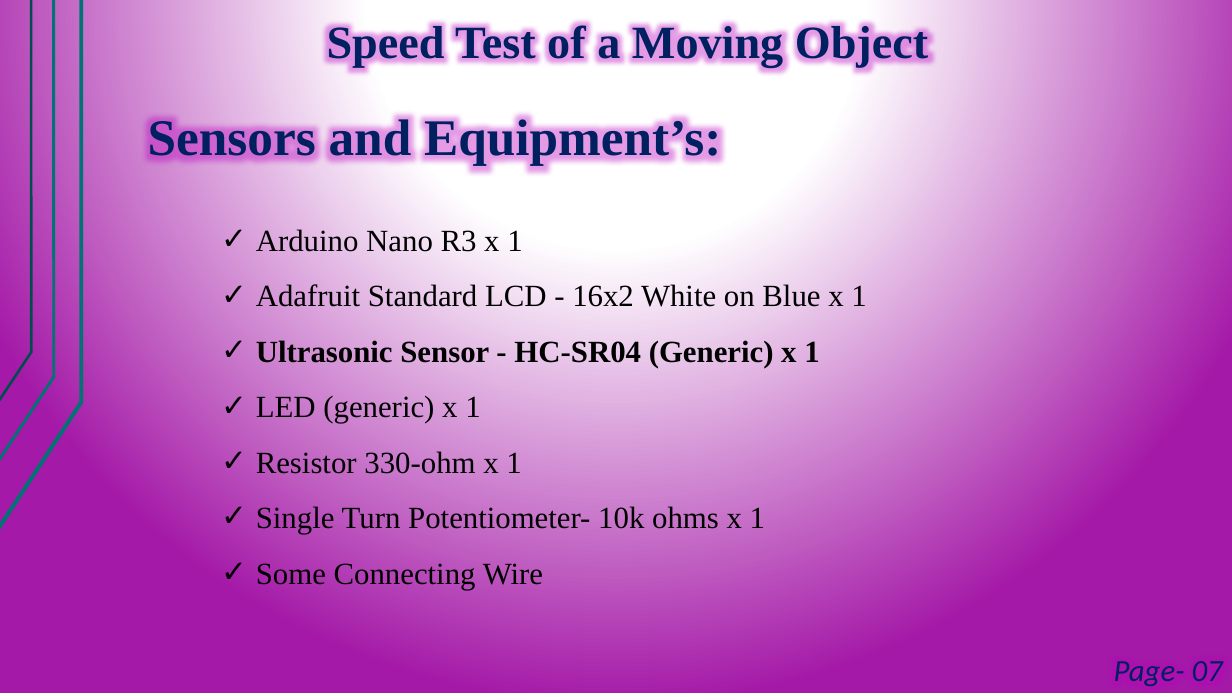
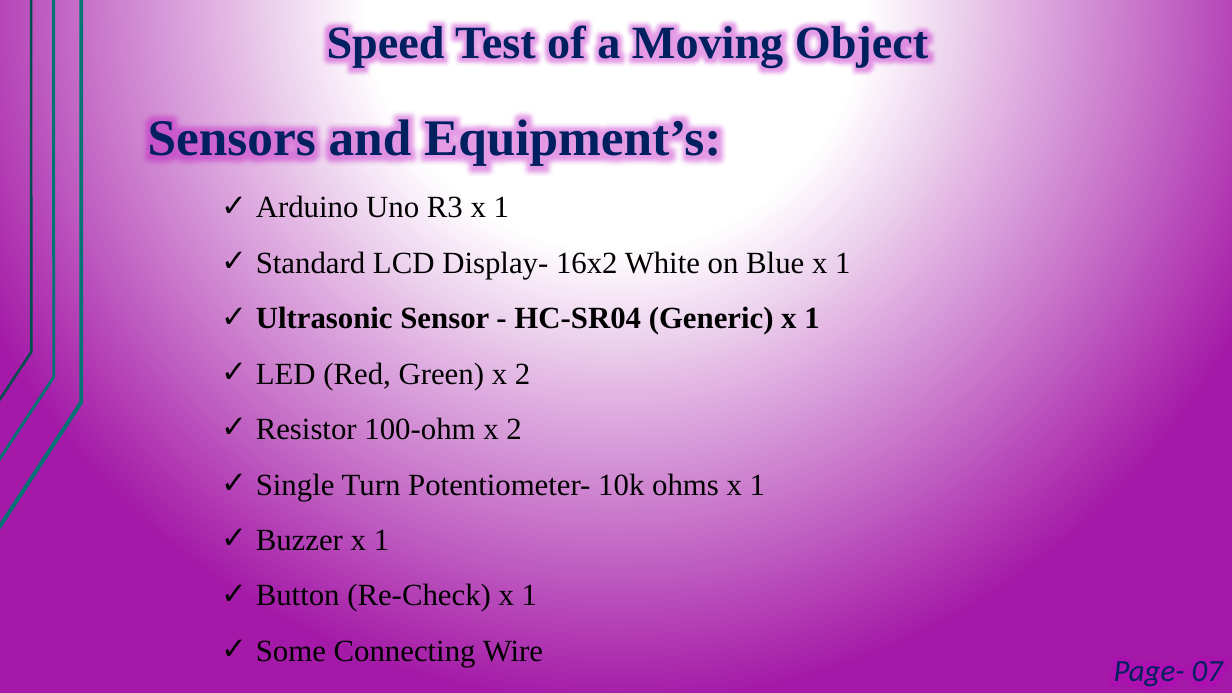
Before and after one commit to sorowar-cse/Microprocessor-Project, a slide deck: slide 7 of MM & ES Lab_Project-Proposal_Presentation_of_Team-Bratva - Copy.pptx. Drawn at 1232x693 pixels with LibreOffice and Linux fonts; fonts in the diff are those of the drawing. Boxes give left, top, right and bottom in pixels: in the first picture for what was removed or moved away, otherwise in the second. Text is boxed around its words. In the diff, an @@ line names an element or a change of style, - is before the commit and + after.

```diff
--- a/MM & ES Lab_Project-Proposal_Presentation_of_Team-Bratva - Copy.pptx
+++ b/MM & ES Lab_Project-Proposal_Presentation_of_Team-Bratva - Copy.pptx
@@ text "Arduino Uno R3 x 1": place and size @@
-text "Arduino Uno R3 x 1" at bbox=[256, 229, 866, 590]
+text "Arduino Uno R3 x 1" at bbox=[256, 195, 850, 667]
@@ text at bbox=[256, 195, 850, 279]: text changed @@
-✓ Arduino Nano R3 x 1
-✓ Adafruit Standard LCD - 16x2 White on Blue x 1
+✓ Arduino Uno R3 x 1
+✓ Standard LCD Display- 16x2 White on Blue x 1
@@ text at bbox=[256, 362, 530, 440]: text changed @@
-✓ LED (generic) x 1
-✓ Resistor 330-ohm x 1
+✓ LED (Red, Green) x 2
+✓ Resistor 100-ohm x 2
@@ text at bbox=[256, 529, 537, 612]: paragraphs added @@
+✓ Buzzer x 1
+✓ Button (Re-Check) x 1
```
Also in this commit, not shown: 2 other slides changed, 5 other files.
